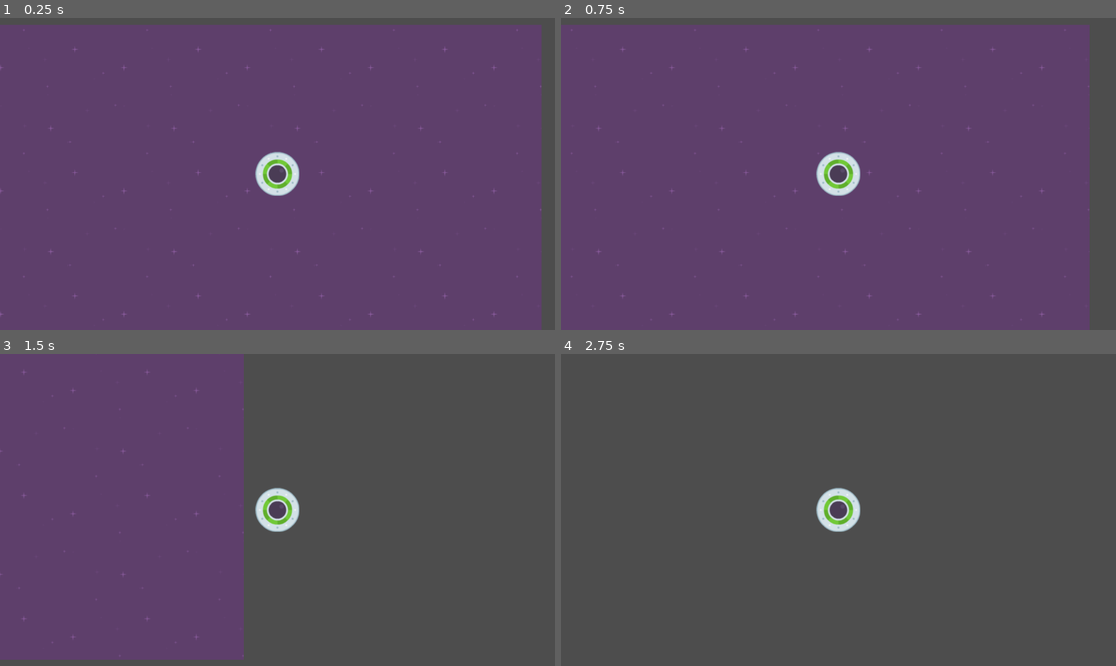
Above: before the commit, frames 1-4 (two rows, left to right).
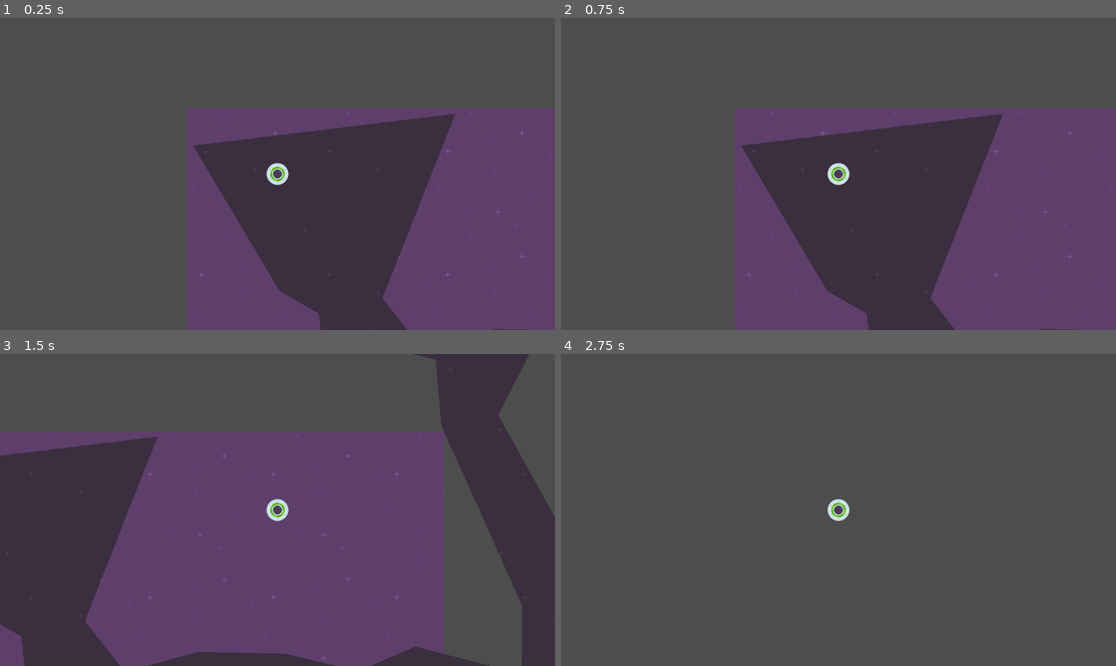
Above: after the commit, the same moments.

Repository: Lazy-ralph/LearningGodot
Game: Godot game, scene res://level_1.tscn
Same seed, same stepped clock (60 frames per second), same inputs: the game is played once before the commit and once after it.
Inputs:
- Up to frame 1 (0.25 s): no input
- Up to frame 2 (0.75 s): tap Enter at 0.5 s; hold D (move_right) from 0.53 s (still down)
- Up to frame 3 (1.5 s): release D (move_right) at 1.28 s; hold S (move_down) from 1.28 s (still down)
- Up to frame 4 (2.75 s): release S (move_down) at 2.03 s; hold D (move_right) from 2.03 s (still down)

The runs differ from the first frame. In frame 1, 71% of the frame differs, in the area x 0-100%, y 2-100%; in frame 2, 70%; in frame 3, 63%; in frame 4, 0.8%.

Commit message:
add maze scene to the project

Diff:
--- a/speedysaucer/level_1.gd
+++ b/speedysaucer/level_1.gd
@@ -3,3 +3,7 @@
 # Called when the node enters the scene tree for the first time.
 func _ready():
 	pass
+
+
+func _on_area_2d_body_exited(body: Node2D) -> void:
+	print("body out")
--- a/speedysaucer/level_1.tscn
+++ b/speedysaucer/level_1.tscn
@@ -1,8 +1,9 @@
-[gd_scene load_steps=4 format=3 uid="uid://dq4laft3f1d2w"]
+[gd_scene load_steps=5 format=3 uid="uid://dq4laft3f1d2w"]
 
 [ext_resource type="Texture2D" uid="uid://mr1qhcg3pgkw" path="res://purple.png" id="1_3hls8"]
 [ext_resource type="Script" uid="uid://bimh8iet74sgg" path="res://level_1.gd" id="1_hn12h"]
 [ext_resource type="PackedScene" uid="uid://u5scqjfhdsof" path="res://player.tscn" id="2_hbghi"]
+[ext_resource type="PackedScene" uid="uid://camrs1mwy458w" path="res://maze.tscn" id="4_ihfcg"]
 
 [node name="Level1" type="Node2D"]
 script = ExtResource("1_hn12h")
@@ -16,4 +17,10 @@
 metadata/_edit_group_ = true
 
 [node name="Player" parent="." instance=ExtResource("2_hbghi")]
-position = Vector2(604, 310)
+position = Vector2(188, 136)
+
+[node name="Area2D" parent="." instance=ExtResource("4_ihfcg")]
+z_index = -50
+position = Vector2(368, 294)
+
+[connection signal="body_exited" from="Area2D" to="." method="_on_area_2d_body_exited"]
--- /dev/null
+++ b/speedysaucer/maze.tscn
@@ -0,0 +1,13 @@
+[gd_scene load_steps=2 format=3 uid="uid://camrs1mwy458w"]
+
+[ext_resource type="Texture2D" uid="uid://dfl4qn0swy3na" path="res://darkPurple.png" id="1_dj01w"]
+
+[node name="Maze" type="Area2D"]
+
+[node name="CollisionPolygon2D" type="CollisionPolygon2D" parent="."]
+polygon = PackedVector2Array(-355, -217, -176, 85, -94, 132, -75, 313, 204, 342, 395, 278, 510, 361, 620, 358, 738, 307, 900, 370, 1075, 269, 1116, 92, 1045, -59, 896, -328, 972, -476, 862, -585, 651, -603, 408, -600, 411, -489, 571, -489, 766, -443, 778, -305, 860, -124, 946, 70, 945, 210, 724, 153, 605, 204, 455, 168, 272, 164, 121, 206, 38, 100, 189, -283)
+
+[node name="Polygon2D" type="Polygon2D" parent="."]
+texture_repeat = 2
+texture = ExtResource("1_dj01w")
+polygon = PackedVector2Array(-355, -217, -176, 85, -94, 132, -75, 313, 204, 342, 395, 278, 510, 361, 620, 358, 738, 307, 900, 370, 1075, 269, 1116, 92, 1045, -59, 896, -328, 972, -476, 862, -585, 651, -603, 408, -600, 411, -489, 571, -489, 766, -443, 778, -305, 860, -124, 946, 70, 945, 210, 724, 153, 605, 204, 455, 168, 272, 164, 121, 206, 38, 100, 189, -283)
--- a/speedysaucer/player.tscn
+++ b/speedysaucer/player.tscn
@@ -4,13 +4,14 @@
 [ext_resource type="Script" uid="uid://1o3yoktalwux" path="res://player.gd" id="1_onrkg"]
 
 [sub_resource type="CircleShape2D" id="CircleShape2D_4flbx"]
-radius = 46.0
+radius = 23.0217
 
 [node name="Player" type="RigidBody2D"]
 gravity_scale = 0.0
 script = ExtResource("1_onrkg")
 
 [node name="Sprite2D" type="Sprite2D" parent="."]
+scale = Vector2(0.5, 0.5)
 texture = ExtResource("1_4flbx")
 
 [node name="CollisionShape2D" type="CollisionShape2D" parent="."]
Not shown, added: .DS_Store
